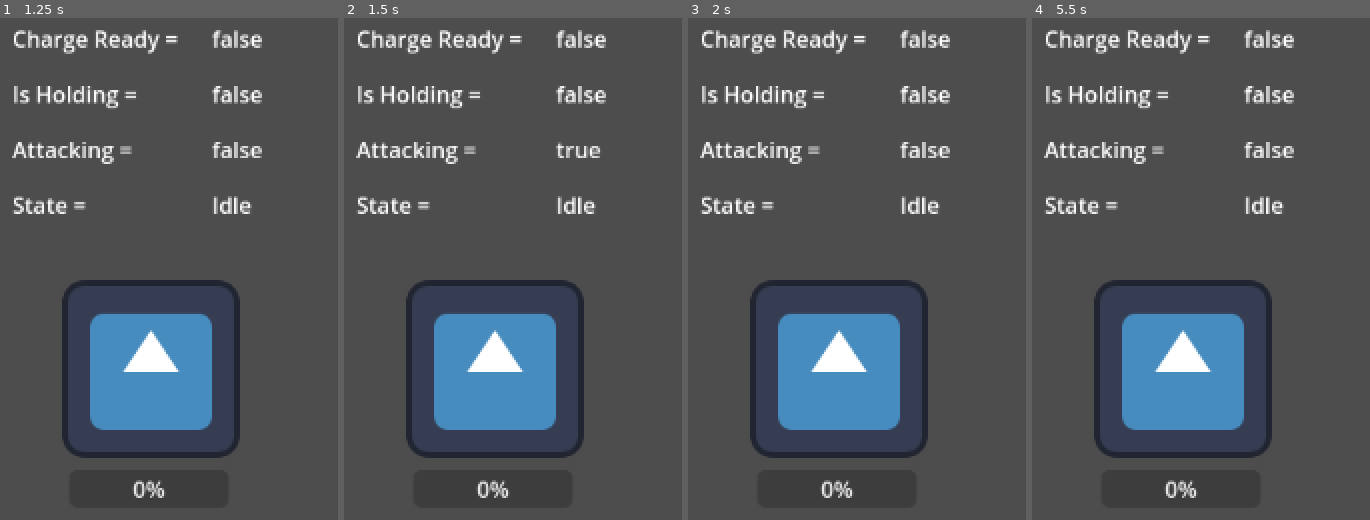
Above: before the commit, frames 1-4 (left to right).
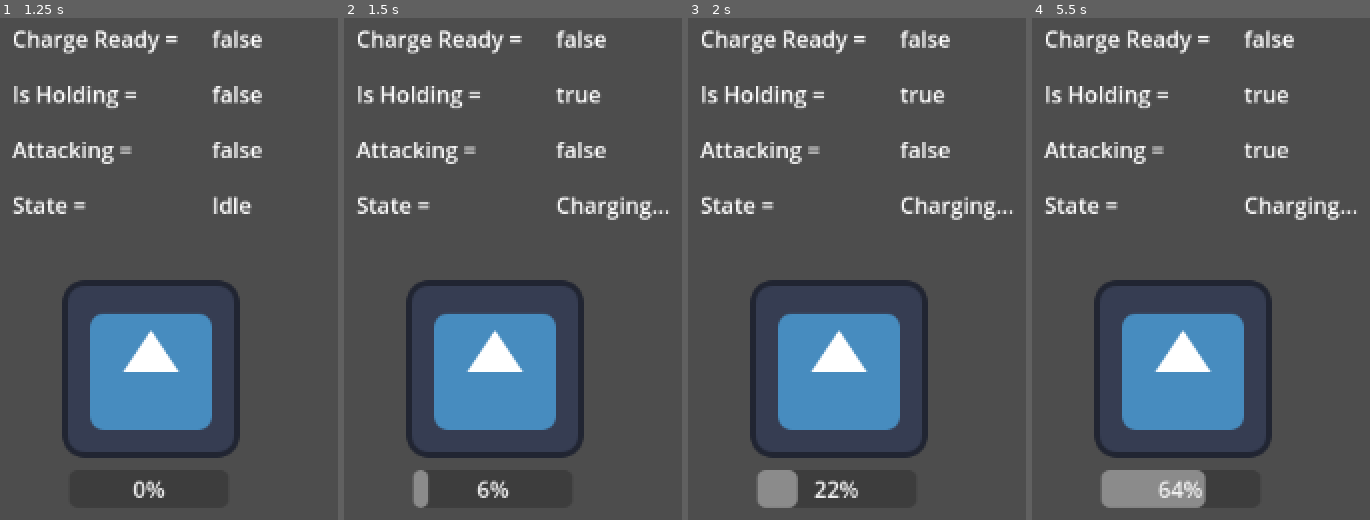
Above: after the commit, the same moments.

Repository: madsonmms/combo-and-charge
Game: Godot game, scene res://player.tscn
The game is run twice, just before and just after one commit, with the same random seed, the same clock (stepped at 60 frames per second) and the same inputs. The engine's default icon, where the game draws it, is replaced by a stand-in: a white triangle on a blue panel in a dark square.
Inputs:
- Up to frame 1 (1.25 s): tap Enter at 0.5 s
- Up to frame 2 (1.5 s): tap Space at 1.25 s; hold Down (ui_down) from 1.28 s (still down)
- Up to frame 3 (2 s): keep holding Down (ui_down)
- Up to frame 4 (5.5 s): release Down (ui_down) at 2.03 s; tap Enter at 2.75, 5 s; tap Space at 3.5 s; hold Down (ui_down) from 3.53 s (still down)

Frame 1 is identical in both runs. In frame 2, 1.6% of the frame differs, in the area x 20-96%, y 13-98%; in frame 3, 2.2%; in frame 4, 3.5%.

Commit message:
Fix: if doesn't have combo, charge and attack still works

Diff:
--- a/player.tscn
+++ b/player.tscn
@@ -16,6 +16,7 @@
 attack_cooldown = NodePath("AttackCooldown")
 combo_steps = 1
 combo_cooldown = NodePath("ComboCooldown")
+charge = true
 charge_start_time = 1.0
 charge_timer = NodePath("ChargeTimer")
 metadata/_custom_type_script = "uid://crl0axr5v25aj"
